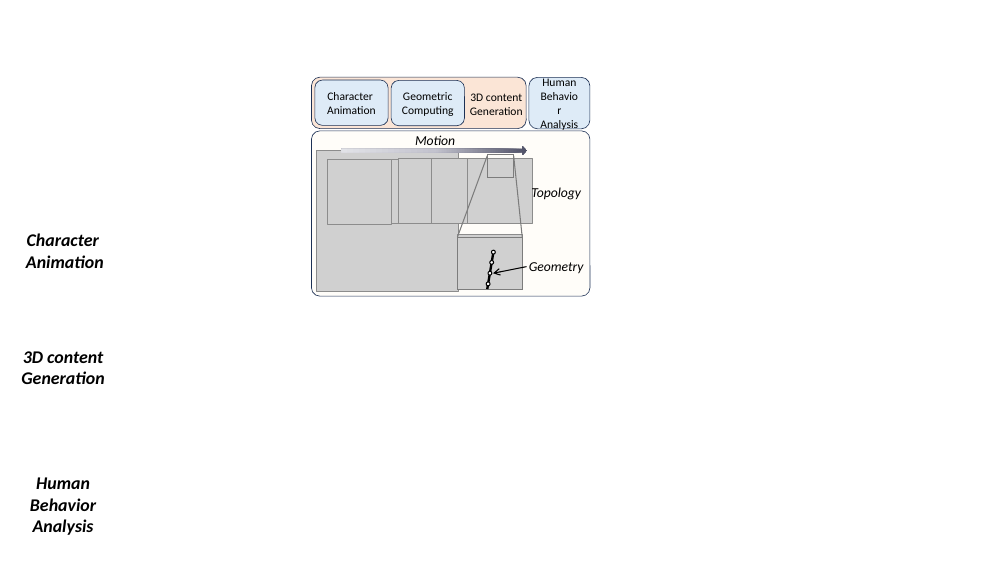
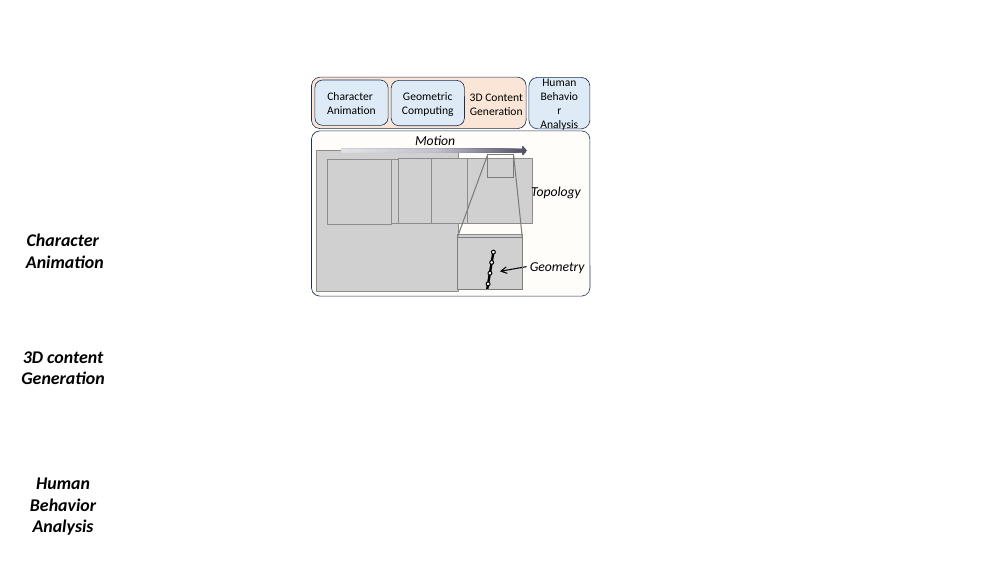
Before and after one commit to Frank-ZY-Dou/Frank-ZY-Dou.github.io, a slide deck: slide 1 of files/ppt_making.pptx. Drawn at 1008x567 pixels with LibreOffice and Linux fonts; fonts in the diff are those of the drawing; grey boxes stand for pictures. Boxes give left, top, right and bottom in pixels: in the first picture for what was removed or moved away, otherwise in the second. Text is boxed around its words. In the diff, an @@ line names an element or a change of style, - is before the commit and + after.

```diff
--- a/files/ppt_making.pptx
+++ b/files/ppt_making.pptx
@@ text at (470, 93, 523, 101): text changed @@
-3D content
+3D Content
@@ arrow moved from (527, 267) - (493, 273) to (527, 267) - (500, 271) @@
```
Also in this commit, not shown: 1 other file.
